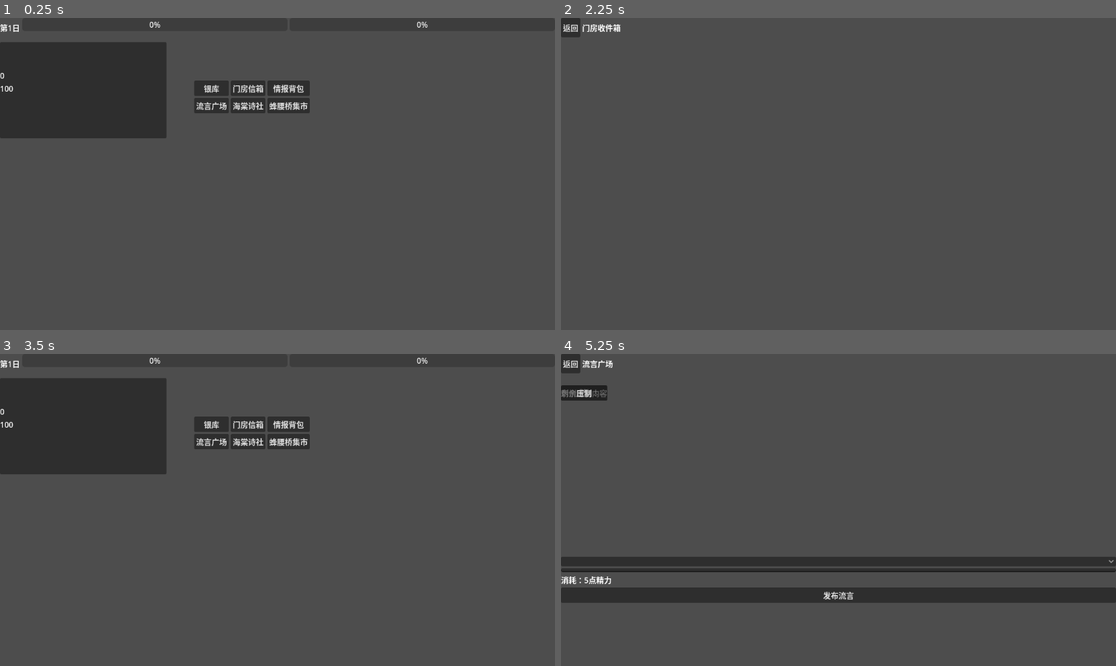
Above: before the commit, frames 1-4 (two rows, left to right).
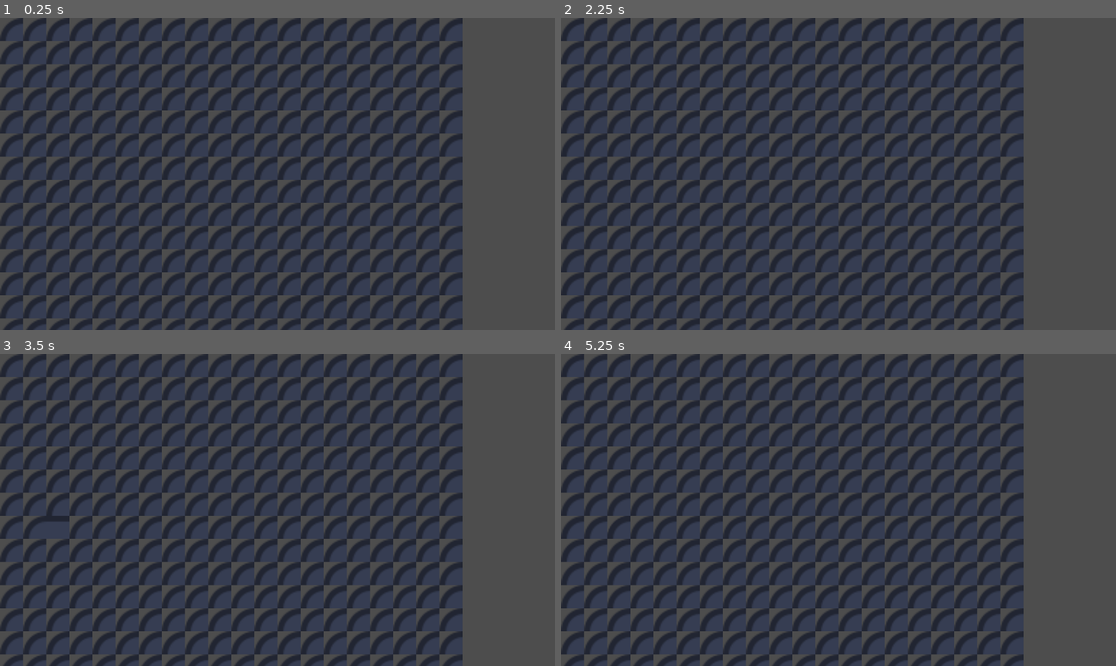
Above: after the commit, the same moments.

Repository: caifangwen/honglou
Game: Godot game, scene res://scenes/Game.tscn
Two runs of this game, one before a commit and one after it. Both use one fixed random seed, a clock stepped at 60 frames per second and the inputs below. Before the commit the project starts from res://scenes/Main.tscn. The engine's default icon, where the game draws it, is replaced by a stand-in: a white triangle on a blue panel in a dark square.
Inputs (mouse positions are in pixels of both pictures, inside the frame that each line leads up to):
- Up to frame 1 (0.25 s): no input
- Up to frame 2 (2.25 s): click (771, 86) at 0.5 s, where only the run before the commit has a clickable "银库"; click (572, 27) at 1.25 s, where only the run before the commit has a clickable "返回"; click (810, 86) at 2 s, where only the run before the commit has a clickable "门房信箱"
- Up to frame 3 (3.5 s): click (11, 363) at 2.75 s, where only the run before the commit has a clickable "返回"
- Up to frame 4 (5.25 s): click (849, 422) at 3.5 s, where only the run before the commit has a clickable "情报背包"; click (572, 363) at 4.25 s, where only the run before the commit has a clickable "返回"; click (771, 441) at 5 s, where only the run before the commit has a clickable "流言广场"

The runs differ from the first frame. In frame 1, 36% of the frame differs, in the area x 0-84%, y 0-100%; in frame 2, 35%; in frame 3, 36%; in frame 4, 37%, in the area x 0-100%, y 0-100%.

Commit message:
tilemap

Diff:
--- a/project.godot
+++ b/project.godot
@@ -11,9 +11,9 @@
 [application]
 
 config/name="红楼回忆志"
+run/main_scene="uid://cpdeb2eb57mme"
 config/features=PackedStringArray("4.6", "Mobile")
 config/icon="res://icon.svg"
-run/main_scene="res://scenes/Main.tscn"
 
 [autoload]
 
--- /dev/null
+++ b/scenes/Game.tscn
@@ -0,0 +1,6 @@
+[gd_scene format=3 uid="uid://cpdeb2eb57mme"]
+
+[ext_resource type="Script" uid="uid://ywcj5yahhsim" path="res://src/game.gd" id="1_ibkli"]
+
+[node name="Game" type="Node2D" unique_id=699977844]
+script = ExtResource("1_ibkli")
--- a/scripts/Login.gd
+++ b/scripts/Login.gd
@@ -5,7 +5,7 @@
 @onready var name_edit: LineEdit = %NameEdit
 
 func _on_dummy_login_button_pressed() -> void:
-	var name := name_edit.text.strip_edges()
+	var name: String = name_edit.text.strip_edges()
 	if name == "":
 		name = "无名氏"
 	PlayerState.display_name = name
--- a/scripts/Main.gd
+++ b/scripts/Main.gd
@@ -7,7 +7,9 @@
 func _ready() -> void:
 	# TODO: 这里未来可以根据本地缓存 / Firebase 登录状态决定进哪一个场景
 	#_go_to_login()
-	_go_to_hub()
+	# 在 _ready 阶段直接切场景会触发「父节点正忙于添加/移除子节点」错误
+	# 使用延迟调用，等当前帧完成后再切换场景
+	call_deferred("_go_to_hub")
 
 func _go_to_login() -> void:
 	get_tree().change_scene_to_file("res://scenes/Login.tscn")
--- a/scripts/autoload/PlayerState.gd
+++ b/scripts/autoload/PlayerState.gd
@@ -39,12 +39,12 @@
 	last_stamina_refresh = int(Time.get_unix_time_from_system())
 
 func get_current_stamina() -> int:
-	var elapsed := int(Time.get_unix_time_from_system()) - last_stamina_refresh
-	var recovered := int(elapsed / GameConfig.STAMINA_RECOVERY_SEC)  # 每2小时恢复1点
+	var elapsed: int = int(Time.get_unix_time_from_system()) - last_stamina_refresh
+	var recovered: int = int(elapsed / GameConfig.STAMINA_RECOVERY_SEC)  # 每2小时恢复1点
 	return min(stamina + recovered, stamina_max)
 
 func consume_stamina(amount: int) -> bool:
-	var current := get_current_stamina()
+	var current: int = get_current_stamina()
 	if current < amount:
 		return false
 	stamina = current - amount
--- /dev/null
+++ b/src/animations.gd
@@ -0,0 +1,52 @@
+extends Node
+
+const PlayerStateDef = preload("res://src/player_states.gd")
+const Constants = preload("res://src/constants.gd")
+
+## 动画定义
+const ANIMATIONS: Dictionary = {
+	"idle_down":  {"row": 0, "frames": 2, "fps": 4.0, "loop": true},
+	"idle_up":    {"row": 1, "frames": 2, "fps": 4.0, "loop": true},
+	"idle_side":  {"row": 2, "frames": 2, "fps": 4.0, "loop": true},
+	"walk_down":  {"row": 3, "frames": 4, "fps": 8.0, "loop": true},
+	"walk_up":    {"row": 4, "frames": 4, "fps": 8.0, "loop": true},
+	"walk_side":  {"row": 5, "frames": 4, "fps": 8.0, "loop": true},
+	"climb":      {"row": 6, "frames": 2, "fps": 6.0, "loop": true},
+	"swim":       {"row": 7, "frames": 4, "fps": 6.0, "loop": true},
+	"dead":       {"row": 8, "frames": 5, "fps": 8.0, "loop": false}
+}
+
+
+## 根据玩家状态和朝向选择动画 key
+static func get_animation_key(state: int, facing: String) -> String:
+	match state:
+		PlayerStateDef.PlayerState.IDLE:
+			return "idle_%s" % facing
+		PlayerStateDef.PlayerState.WALK, PlayerStateDef.PlayerState.RUN:
+			return "walk_%s" % facing
+		PlayerStateDef.PlayerState.CLIMB:
+			return "climb"
+		PlayerStateDef.PlayerState.SWIM:
+			return "swim"
+		PlayerStateDef.PlayerState.DEAD:
+			return "dead"
+	return "idle_down"
+
+
+## 更新动画帧（与帧率解耦）
+## player 需有：state:int, facing:String, anim_frame:int, anim_timer:float
+static func update_animation(player: Object, dt: float) -> void:
+	var anim_key: String = get_animation_key(player.state, player.facing)
+	var anim: Dictionary = ANIMATIONS.get(anim_key, ANIMATIONS["idle_down"])
+
+	player.anim_timer += dt
+	var frame_duration: float = 1.0 / float(anim["fps"])
+
+	if player.anim_timer >= frame_duration:
+		player.anim_timer -= frame_duration
+		player.anim_frame += 1
+		if player.anim_frame >= int(anim["frames"]):
+			if anim["loop"]:
+				player.anim_frame = 0
+			else:
+				player.anim_frame = int(anim["frames"]) - 1
--- /dev/null
+++ b/src/assets.gd
@@ -0,0 +1,47 @@
+extends Node
+
+## 统一资源加载与访问
+
+const ASSETS := {
+	"tilesets": {
+		"world": "res://assets/tileset_world.png",
+		"indoor": "res://assets/tileset_indoor.png"
+	},
+	"sprites": {
+		"player": "res://assets/player_sheet.png",
+		"npc": "res://assets/npc_sheet.png"
+	},
+	"audio": {
+		"bgm_field": "res://assets/audio/bgm_field.ogg",
+		"sfx_step": "res://assets/audio/sfx_step.wav"
+	}
+}
+
+var images: Dictionary = {}
+
+
+func _ready() -> void:
+	# 如果挂在场景中，可以在 _ready 即触发加载
+	await load_all()
+
+
+## 异步加载所有图片资源，返回自身以便链式调用
+func load_all() -> Node:
+	var tasks: Array[Signal] = []
+
+	for category in ["tilesets", "sprites"]:
+		for key in ASSETS[category].keys():
+			var path: String = ASSETS[category][key]
+			var tex: Resource = load(path)
+			if tex:
+				images[key] = tex
+
+	return self
+
+
+func get_image(key: String) -> Texture2D:
+	var tex = images.get(key, null)
+	if tex == null:
+		# 尝试加载默认图标作为兜底
+		tex = load("res://icon.svg")
+	return tex
--- /dev/null
+++ b/src/camera.gd
@@ -0,0 +1,61 @@
+extends Node
+
+const Constants = preload("res://src/constants.gd")
+
+
+var x: float = 0.0
+var y: float = 0.0
+var w: float = 0.0
+var h: float = 0.0
+var bound_w: float = 0.0
+var bound_h: float = 0.0
+
+
+func _init(viewport_w: float, viewport_h: float, map_w_tiles: int, map_h_tiles: int) -> void:
+	var scale: float = Constants.TILE["SCALE"]
+	var tile_size: float = Constants.TILE["SIZE"]
+	w = viewport_w / scale
+	h = viewport_h / scale
+	bound_w = map_w_tiles * tile_size
+	bound_h = map_h_tiles * tile_size
+
+
+## 每帧调用，带死区与缓动
+func follow(target_x: float, target_y: float) -> void:
+	var center_x: float = target_x - w / 2.0
+	var center_y: float = target_y - h / 2.0
+
+	var deadzone_x: float = Constants.CAMERA["DEADZONE_X"]
+	var deadzone_y: float = Constants.CAMERA["DEADZONE_Y"]
+	var lerp_factor: float = Constants.CAMERA["LERP"]
+
+	var dead_left: float = x + w / 2.0 - deadzone_x
+	var dead_right: float = x + w / 2.0 + deadzone_x
+	var dead_top: float = y + h / 2.0 - deadzone_y
+	var dead_bottom: float = y + h / 2.0 + deadzone_y
+
+	var target_cam_x: float = x
+	var target_cam_y: float = y
+
+	if target_x < dead_left:
+		target_cam_x = center_x
+	if target_x > dead_right:
+		target_cam_x = center_x
+	if target_y < dead_top:
+		target_cam_y = center_y
+	if target_y > dead_bottom:
+		target_cam_y = center_y
+
+	# 缓动
+	x += (target_cam_x - x) * lerp_factor
+	y += (target_cam_y - y) * lerp_factor
+
+	# 边界夹紧
+	x = clamp(x, 0.0, max(0.0, bound_w - w))
+	y = clamp(y, 0.0, max(0.0, bound_h - h))
+
+
+## 世界坐标 → 屏幕坐标（像素）
+func world_to_screen(world_x: float, world_y: float) -> Vector2:
+	var scale: float = Constants.TILE["SCALE"]
+	return Vector2((world_x - x) * scale, (world_y - y) * scale)
--- /dev/null
+++ b/src/collision.gd
@@ -0,0 +1,91 @@
+extends Node
+
+const Constants = preload("res://src/constants.gd")
+
+## 轴对齐包围盒重叠检测
+static func aabb_overlap(ax: float, ay: float, aw: float, ah: float, bx: float, by: float, bw: float, bh: float) -> bool:
+	return ax < bx + bw \
+		and ax + aw > bx \
+		and ay < by + bh \
+		and ay + ah > by
+
+
+## 检查世界坐标矩形是否与瓦片地图固体层碰撞
+## solid_layer: PackedInt32Array 或 Array[int]，长度 = rows * cols
+static func check_tile_collision(world_x: float, world_y: float, width: float, height: float, solid_layer: PackedInt32Array, map_cols: int) -> Dictionary:
+	var tile_size: int = Constants.TILE["SIZE"]
+	var left: int = int(floor(world_x / tile_size))
+	var right: int = int(floor((world_x + width - 1.0) / tile_size))
+	var top: int = int(floor(world_y / tile_size))
+	var bottom: int = int(floor((world_y + height - 1.0) / tile_size))
+
+	var solid_min: int = Constants.COLLISION["SOLID_TILE_MIN"]
+	var solid_max: int = Constants.COLLISION["SOLID_TILE_MAX"]
+
+	for row in range(top, bottom + 1):
+		for col in range(left, right + 1):
+			if row < 0 or col < 0:
+				continue
+			var idx: int = row * map_cols + col
+			if idx < 0 or idx >= solid_layer.size():
+				continue
+			var tile_id: int = solid_layer[idx]
+			if tile_id >= solid_min and tile_id <= solid_max:
+				return {
+					"hit": true,
+					"tile_x": col,
+					"tile_y": row,
+					"tile_id": tile_id
+				}
+	return { "hit": false }
+
+
+## 分轴移动：先 X 再 Y，带瓦片碰撞修正
+## player 需要有字段：x, y, vx, vy, on_ground: bool
+static func move_with_collision(player: Object, dx: float, dy: float, solid_layer: PackedInt32Array, map_cols: int) -> void:
+	var tile_size: int = Constants.TILE["SIZE"]
+	var hitbox_w: float = Constants.PLAYER["WIDTH"]
+	var hitbox_h: float = Constants.PLAYER["HEIGHT"]
+	var off_x: float = Constants.PLAYER["HITBOX_OFFSET_X"]
+	var off_y: float = Constants.PLAYER["HITBOX_OFFSET_Y"]
+
+	# === X 轴 ===
+	player.x += dx
+	var col_x: Dictionary = check_tile_collision(
+		player.x + off_x,
+		player.y + off_y,
+		hitbox_w,
+		hitbox_h,
+		solid_layer,
+		map_cols
+	)
+	if col_x.get("hit", false):
+		if dx > 0.0:
+			# 向右碰撞：推回左边界
+			player.x = float(col_x["tile_x"] * tile_size) - hitbox_w - off_x
+		elif dx < 0.0:
+			# 向左碰撞：推到右边界
+			player.x = float((col_x["tile_x"] + 1) * tile_size) - off_x
+		player.vx = 0.0
+
+	# === Y 轴 ===
+	player.y += dy
+	var col_y: Dictionary = check_tile_collision(
+		player.x + off_x,
+		player.y + off_y,
+		hitbox_w,
+		hitbox_h,
+		solid_layer,
+		map_cols
+	)
+	if col_y.get("hit", false):
+		if dy > 0.0:
+			# 向下碰撞（落地）
+			player.y = float(col_y["tile_y"] * tile_size) - hitbox_h - off_y
+			player.on_ground = true
+		elif dy < 0.0:
+			# 向上碰撞（撞顶）
+			player.y = float((col_y["tile_y"] + 1) * tile_size) - off_y
+		player.vy = 0.0
+	else:
+		player.on_ground = false
--- /dev/null
+++ b/src/constants.gd
@@ -0,0 +1,47 @@
+## 所有数值常量集中在此，禁止在其他地方写魔法数字
+
+const TILE := {
+	"SIZE": 16,          # 单个瓦片像素尺寸（世界坐标单位）
+	"SCALE": 3           # 渲染放大倍数（16×3 = 48px 屏幕像素）
+}
+
+const MAP := {
+	"COLS": 20,          # 地图列数（瓦片数）
+	"ROWS": 15,          # 地图行数（瓦片数）
+	"LAYER_BG": 0,       # 背景层索引
+	"LAYER_DECO": 1,     # 装饰层索引（可穿越）
+	"LAYER_SOLID": 2,    # 碰撞层索引（实体阻挡）
+	"LAYER_ABOVE": 3     # 角色上方层（覆盖渲染）
+}
+
+const PLAYER := {
+	"WIDTH": 16,             # 碰撞箱宽
+	"HEIGHT": 16,            # 碰撞箱高
+	"SPEED": 80.0,           # 移动速度（像素/秒）
+	"SPRITE_COLS": 4,        # 精灵表每行帧数
+	"ANIM_FPS": 8.0,         # 动画基础帧率
+	"HITBOX_OFFSET_X": 0.0,  # 碰撞箱相对精灵的偏移
+	"HITBOX_OFFSET_Y": 0.0
+}
+
+const CAMERA := {
+	"LERP": 0.1,         # 摄像机跟随缓动系数
+	"DEADZONE_X": 60.0,  # 水平死区半径（px）
+	"DEADZONE_Y": 40.0   # 垂直死区半径（px）
+}
+
+const COLLISION := {
+	"SOLID_TILE_MIN": 1,   # 固体瓦片 ID 起始值（含）
+	"SOLID_TILE_MAX": 63   # 固体瓦片 ID 结束值（含）
+	# ID 0 = 空气（无碰撞），ID >= 64 = 特殊瓦片
+}
+
+const SPECIAL_TILES := {
+	64: "LADDER",
+	65: "WATER",
+	66: "DAMAGE",
+	67: "EXIT_NORTH",
+	68: "EXIT_SOUTH",
+	69: "EXIT_EAST",
+	70: "EXIT_WEST"
+}
--- /dev/null
+++ b/src/game.gd
@@ -0,0 +1,55 @@
+extends Node2D
+
+## 整个像素瓦片框架的入口节点
+
+const Constants = preload("res://src/constants.gd")
+const AssetStore = preload("res://src/assets.gd")
+const Camera2DLite = preload("res://src/camera.gd")
+const SceneManager = preload("res://src/scene.gd")
+const TilemapRenderer = preload("res://src/tilemap.gd")
+const PlayerCtrl = preload("res://src/player.gd")
+const InputReader = preload("res://src/input.gd")
+
+var assets: AssetStore
+var scene_manager: SceneManager
+var tilemap: TilemapRenderer
+var player: PlayerCtrl
+var input_reader: InputReader
+var camera
+
+
+func _ready() -> void:
+	assets = AssetStore.new()
+	add_child(assets)
+	await assets.load_all()
+
+	scene_manager = SceneManager.new()
+	add_child(scene_manager)
+
+	input_reader = InputReader.new()
+	add_child(input_reader)
+
+	var map_def: Dictionary = scene_manager.load_map("map_01")
+
+	camera = Camera2DLite.new(
+		get_viewport_rect().size.x,
+		get_viewport_rect().size.y,
+		map_def["cols"],
+		map_def["rows"]
+	)
+	add_child(camera)
+	set("camera", camera)
+	set("input_reader", input_reader)
+
+	tilemap = TilemapRenderer.new()
+	add_child(tilemap)
+	tilemap.setup(map_def, assets.get_image("world"))
+
+	player = PlayerCtrl.new()
+	add_child(player)
+	player.setup(map_def)
+
+
+func _process(_dt: float) -> void:
+	# 仅负责请求重绘（逻辑在 _physics_process / 玩家脚本里）
+	queue_redraw()
--- /dev/null
+++ b/src/input.gd
@@ -0,0 +1,60 @@
+extends Node
+
+## 键盘输入状态
+var _keys: Dictionary = {}
+
+const KEYBINDS := {
+	"up":     ["Up", "W"],
+	"down":   ["Down", "S"],
+	"left":   ["Left", "A"],
+	"right":  ["Right", "D"],
+	"run":    ["Shift"],
+	"action": ["Space", "Z"],
+	"debug":  ["F1"]
+}
+
+
+func _ready() -> void:
+	set_process_input(true)
+
+
+func _input(event: InputEvent) -> void:
+	if event is InputEventKey:
+		var ev := event as InputEventKey
+		var sc := OS.get_keycode_string(ev.keycode)
+		if ev.pressed:
+			_keys[sc] = true
+		else:
+			_keys[sc] = false
+
+
+func _pressed(name: String) -> bool:
+	if not KEYBINDS.has(name):
+		return false
+	for sc in KEYBINDS[name]:
+		if _keys.get(sc, false):
+			return true
+	return false
+
+
+## 读取当前帧输入
+func read_input() -> Dictionary:
+	var left: bool = _pressed("left")
+	var right: bool = _pressed("right")
+	var up: bool = _pressed("up")
+	var down: bool = _pressed("down")
+
+	var dx: int = (1 if right else 0) - (1 if left else 0)
+	var dy: int = (1 if down else 0) - (1 if up else 0)
+
+	return {
+		"left": left,
+		"right": right,
+		"up": up,
+		"down": down,
+		"run": _pressed("run"),
+		"action": _pressed("action"),
+		"moving": left or right or up or down,
+		"dx": float(dx),
+		"dy": float(dy)
+	}
--- /dev/null
+++ b/src/maps/map_01.gd
@@ -0,0 +1,58 @@
+extends Resource
+
+const Constants = preload("res://src/constants.gd")
+
+## 简单示例地图（20x15，全空白，可作为框架占位）
+
+const ID := "map_01"
+const NAME := "起始小屋"
+
+const COLS := Constants.MAP["COLS"]
+const ROWS := Constants.MAP["ROWS"]
+
+const TILESET_SRC := "res://assets/tileset_world.png"
+const TILESET_COLS := 8
+
+## 为了简单先全部填 0，实际项目中可以由外部编辑器导出后填充
+static var LAYER_BG: PackedInt32Array = _generate_flat_map(1)  # 填充 ID 为 1 的瓦片
+static var LAYER_DECO: PackedInt32Array = PackedInt32Array([])
+static var LAYER_SOLID: PackedInt32Array = PackedInt32Array([])
+static var LAYER_ABOVE: PackedInt32Array = PackedInt32Array([])
+
+static func _generate_flat_map(tile_id: int) -> PackedInt32Array:
+	var arr: PackedInt32Array = PackedInt32Array()
+	arr.resize(COLS * ROWS)
+	arr.fill(tile_id)
+	return arr
+
+const PORTALS := [
+	{
+		"x": 19,
+		"y": 7,
+		"direction": "EAST",
+		"target_map": "map_02",
+		"spawn_x": 0,
+		"spawn_y": 7
+	}
+]
+
+const SPAWN := { "x": 2, "y": 7 }
+
+
+static func get_map_def() -> Dictionary:
+	return {
+		"id": ID,
+		"name": NAME,
+		"cols": COLS,
+		"rows": ROWS,
+		"tileset_src": TILESET_SRC,
+		"tileset_cols": TILESET_COLS,
+		"layers": {
+			"bg": LAYER_BG,
+			"deco": LAYER_DECO,
+			"solid": LAYER_SOLID,
+			"above": LAYER_ABOVE
+		},
+		"portals": PORTALS,
+		"spawn": SPAWN
+	}
--- /dev/null
+++ b/src/maps/map_02.gd
@@ -0,0 +1,49 @@
+extends Resource
+
+const Constants = preload("res://src/constants.gd")
+
+const ID := "map_02"
+const NAME := "室外示例"
+
+const COLS := Constants.MAP["COLS"]
+const ROWS := Constants.MAP["ROWS"]
+
+const TILESET_SRC := "res://assets/tileset_world.png"
+const TILESET_COLS: int = 8
+
+static var LAYER_BG: PackedInt32Array = PackedInt32Array([])
+static var LAYER_DECO: PackedInt32Array = PackedInt32Array([])
+static var LAYER_SOLID: PackedInt32Array = PackedInt32Array([])
+static var LAYER_ABOVE: PackedInt32Array = PackedInt32Array([])
+
+const PORTALS := [
+	{
+		"x": 0,
+		"y": 7,
+		"direction": "WEST",
+		"target_map": "map_01",
+		"spawn_x": 19,
+		"spawn_y": 7
+	}
+]
+
+const SPAWN := { "x": 10, "y": 7 }
+
+
+static func get_map_def() -> Dictionary:
+	return {
+		"id": ID,
+		"name": NAME,
+		"cols": COLS,
+		"rows": ROWS,
+		"tileset_src": TILESET_SRC,
+		"tileset_cols": TILESET_COLS,
+		"layers": {
+			"bg": LAYER_BG,
+			"deco": LAYER_DECO,
+			"solid": LAYER_SOLID,
+			"above": LAYER_ABOVE
+		},
+		"portals": PORTALS,
+		"spawn": SPAWN
+	}
--- /dev/null
+++ b/src/player.gd
@@ -0,0 +1,119 @@
+extends Node2D
+
+const Constants = preload("res://src/constants.gd")
+const Collision = preload("res://src/collision.gd")
+const Animations = preload("res://src/animations.gd")
+const PlayerStates = preload("res://src/player_states.gd")
+
+## 逻辑属性（世界坐标单位）
+var x: float = 0.0
+var y: float = 0.0
+var vx: float = 0.0
+var vy: float = 0.0
+var on_ground: bool = false
+
+var state: int = PlayerStates.PlayerState.IDLE
+var facing: String = "down"  # "down" | "up" | "side"
+var anim_frame: int = 0
+var anim_timer: float = 0.0
+
+## 地图/碰撞引用
+var current_map: Dictionary
+
+
+func setup(map_def: Dictionary) -> void:
+	current_map = map_def
+	var spawn: Dictionary = map_def["spawn"]
+	var tile_size: int = Constants.TILE["SIZE"]
+	x = float(spawn["x"] * tile_size)
+	y = float(spawn["y"] * tile_size)
+
+
+func _physics_process(dt: float) -> void:
+	if current_map.is_empty():
+		return
+
+	var input_reader: Node = get_parent().get("input_reader")
+	if input_reader == null:
+		return
+	var input: Dictionary = input_reader.read_input()
+
+	_apply_movement(input, dt)
+
+	var special_tile: String = _get_special_tile_under_player()
+	PlayerStates.update_player_state(self, input, special_tile)
+
+	var dx: float = vx * dt
+	var dy: float = vy * dt
+	var solid_layer: PackedInt32Array = current_map["layers"]["solid"]
+	Collision.move_with_collision(self, dx, dy, solid_layer, int(current_map["cols"]))
+
+	Animations.update_animation(self, dt)
+
+	_update_facing_from_input(input)
+
+	var cam: Node = get_parent().get("camera")
+	if cam:
+		cam.follow(x + Constants.PLAYER["WIDTH"] / 2.0, y + Constants.PLAYER["HEIGHT"] / 2.0)
+		# 逻辑坐标 → 屏幕坐标（不直接修改 Node2D.position，而是渲染时计算）
+		# 实际上在本项目框架中，渲染是根据世界坐标偏移来的
+
+	# 请求重绘
+	queue_redraw()
+
+
+func _draw() -> void:
+	var assets: Node = get_parent().get("assets")
+	if assets == null:
+		return
+	var player_sheet: Texture2D = assets.get_image("player")
+	if player_sheet == null:
+		return
+
+	var cam: Node = get_parent().get("camera")
+	if cam == null:
+		return
+
+	# 获取当前动画信息
+	var anim_key: String = Animations.get_animation_key(state, facing)
+	var anim: Dictionary = Animations.ANIMATIONS.get(anim_key, Animations.ANIMATIONS["idle_down"])
+
+	var tile_size: int = Constants.TILE["SIZE"]
+	var scale: float = Constants.TILE["SCALE"]
+
+	# 计算精灵表中的源矩形
+	var src_x: float = float(anim_frame * tile_size)
+	var src_y: float = float(anim["row"] * tile_size)
+	var src_rect: Rect2 = Rect2(src_x, src_y, tile_size, tile_size)
+
+	# 计算屏幕坐标
+	var screen_pos: Vector2 = cam.world_to_screen(x, y)
+
+	draw_texture_rect_region(
+		player_sheet,
+		Rect2(screen_pos, Vector2(tile_size * scale, tile_size * scale)),
+		src_rect
+	)
+
+
+func _apply_movement(input: Dictionary, dt: float) -> void:
+	var speed: float = Constants.PLAYER["SPEED"]
+	var dir: Vector2 = Vector2(input["dx"], input["dy"])
+	if dir.length() > 0.0:
+		dir = dir.normalized()
+	vx = dir.x * speed
+	vy = dir.y * speed
+
+
+func _get_special_tile_under_player() -> String:
+	# 预留：可根据当前脚下瓦片的 ID 查找特殊瓦片
+	return ""
+
+
+func _update_facing_from_input(input: Dictionary) -> void:
+	if input.get("up", false):
+		facing = "up"
+	elif input.get("down", false):
+		facing = "down"
+	elif input.get("left", false) or input.get("right", false):
+		facing = "side"
--- /dev/null
+++ b/src/player_states.gd
@@ -0,0 +1,51 @@
+extends Node
+
+enum PlayerState {
+	IDLE,
+	WALK,
+	RUN,
+	CLIMB,
+	SWIM,
+	DEAD
+}
+
+
+## 根据输入与特殊瓦片更新玩家状态
+## player 需有字段：state: int
+static func update_player_state(player: Object, input: Dictionary, special_tile: String) -> void:
+	var prev: int = player.state
+
+	match player.state:
+		PlayerState.IDLE:
+			if input.get("moving", false):
+				player.state = PlayerState.WALK
+			if special_tile == "LADDER" and input.get("up", false):
+				player.state = PlayerState.CLIMB
+			if special_tile == "WATER":
+				player.state = PlayerState.SWIM
+
+		PlayerState.WALK:
+			if not input.get("moving", false):
+				player.state = PlayerState.IDLE
+			if special_tile == "LADDER" and input.get("up", false):
+				player.state = PlayerState.CLIMB
+			if special_tile == "WATER":
+				player.state = PlayerState.SWIM
+
+		PlayerState.CLIMB:
+			if not (input.get("up", false) or input.get("down", false) or input.get("moving", false)):
+				player.state = PlayerState.IDLE
+			if special_tile != "LADDER":
+				player.state = PlayerState.IDLE
+
+		PlayerState.SWIM:
+			if special_tile != "WATER":
+				player.state = PlayerState.IDLE
+
+		PlayerState.DEAD:
+			# 死亡状态下暂不自动恢复
+			pass
+
+	if player.state != prev:
+		player.anim_frame = 0
+		player.anim_timer = 0.0
--- /dev/null
+++ b/src/scene.gd
@@ -0,0 +1,31 @@
+extends Node
+
+## 场景 / 地图管理
+
+const Map01 = preload("res://src/maps/map_01.gd")
+const Map02 = preload("res://src/maps/map_02.gd")
+
+var current_map: Dictionary
+
+
+func load_map(id: String) -> Dictionary:
+	match id:
+		"map_01":
+			current_map = Map01.get_map_def()
+		"map_02":
+			current_map = Map02.get_map_def()
+		_:
+			current_map = Map01.get_map_def()
+	return current_map
+
+
+func check_portals(player_pos: Vector2) -> Dictionary:
+	if current_map.is_empty():
+		return {}
+	var tile_size: int = preload("res://src/constants.gd").TILE["SIZE"]
+	var px: int = int(player_pos.x / tile_size)
+	var py: int = int(player_pos.y / tile_size)
+	for portal in current_map["portals"]:
+		if portal["x"] == px and portal["y"] == py:
+			return portal
+	return {}
--- /dev/null
+++ b/src/tilemap.gd
@@ -0,0 +1,83 @@
+extends Node2D
+
+const Constants = preload("res://src/constants.gd")
+
+## 负责按视口裁剪绘制四个地图层
+
+var map_def: Dictionary
+var tileset: Texture2D
+
+
+func setup(_map_def: Dictionary, _tileset: Texture2D) -> void:
+	map_def = _map_def
+	tileset = _tileset
+
+
+func _process(_dt: float) -> void:
+	# 地图也需要随摄像机移动而请求重绘
+	queue_redraw()
+
+
+func _draw() -> void:
+	if map_def.is_empty() or tileset == null:
+		return
+
+	var camera: Node = get_parent().get("camera")
+	if camera == null:
+		return
+
+	var tile_size: int = Constants.TILE["SIZE"]
+	var scale: float = Constants.TILE["SCALE"]
+	var cols: int = map_def["cols"]
+	var rows: int = map_def["rows"]
+	var tileset_cols: int = map_def["tileset_cols"]
+
+	var layers: Dictionary = map_def["layers"]
+	var total_cols: int = map_def["cols"]
+
+	# 视口裁剪范围（世界坐标 → 瓦片索引）
+	var start_col: int = maxi(0, int(floor(camera.x / tile_size)))
+	var end_col: int = mini(cols - 1, int(ceil((camera.x + camera.w) / tile_size)))
+	var start_row: int = maxi(0, int(floor(camera.y / tile_size)))
+	var end_row: int = mini(rows - 1, int(ceil((camera.y + camera.h) / tile_size)))
+
+	_draw_layer(layers["bg"], tileset_cols, start_col, end_col, start_row, end_row, tile_size, scale, camera, total_cols)
+	_draw_layer(layers["deco"], tileset_cols, start_col, end_col, start_row, end_row, tile_size, scale, camera, total_cols)
+	# 玩家在 Tilemap 之上的单独节点绘制
+	_draw_layer(layers["above"], tileset_cols, start_col, end_col, start_row, end_row, tile_size, scale, camera, total_cols)
+
+
+func _draw_layer(layer: PackedInt32Array, tileset_cols: int, start_col: int, end_col: int, start_row: int, end_row: int, tile_size: int, scale: float, camera, total_cols: int) -> void:
+	if layer == null or layer.size() == 0:
+		return
+
+	for row in range(start_row, end_row + 1):
+		for col in range(start_col, end_col + 1):
+			var idx: int = row * total_cols + col
+			if idx < 0 or idx >= layer.size():
+				continue
+			var tile_id: int = layer[idx]
+			if tile_id == 0:
+				continue
+			var src_rect: Rect2 = _get_tile_source_rect(tile_id, tileset_cols, tile_size)
+			if src_rect == Rect2():
+				continue
+			var screen_x: float = (col * tile_size - camera.x) * scale
+			var screen_y: float = (row * tile_size - camera.y) * scale
+			draw_texture_rect_region(
+				tileset,
+				Rect2(Vector2(screen_x, screen_y), Vector2(tile_size * scale, tile_size * scale)),
+				src_rect
+			)
+
+
+func _get_tile_source_rect(tile_id: int, tileset_cols: int, tile_size: int) -> Rect2:
+	if tile_id == 0:
+		return Rect2()
+	var id: int = tile_id - 1
+	var col: int = id % tileset_cols
+	var row: int = id / tileset_cols
+	return Rect2(
+		Vector2(col * tile_size, row * tile_size),
+		Vector2(tile_size, tile_size)
+	)
Not shown, added: src/animations.gd.uid
Not shown, added: src/assets.gd.uid
Not shown, added: src/camera.gd.uid
Not shown, added: src/collision.gd.uid
Not shown, added: src/constants.gd.uid
Not shown, added: src/game.gd.uid
Not shown, added: src/input.gd.uid
Not shown, added: src/maps/map_01.gd.uid
Not shown, added: src/maps/map_02.gd.uid
Not shown, added: src/player.gd.uid
Not shown, added: src/player_states.gd.uid
Not shown, added: src/scene.gd.uid
(and 1 more such lines)
